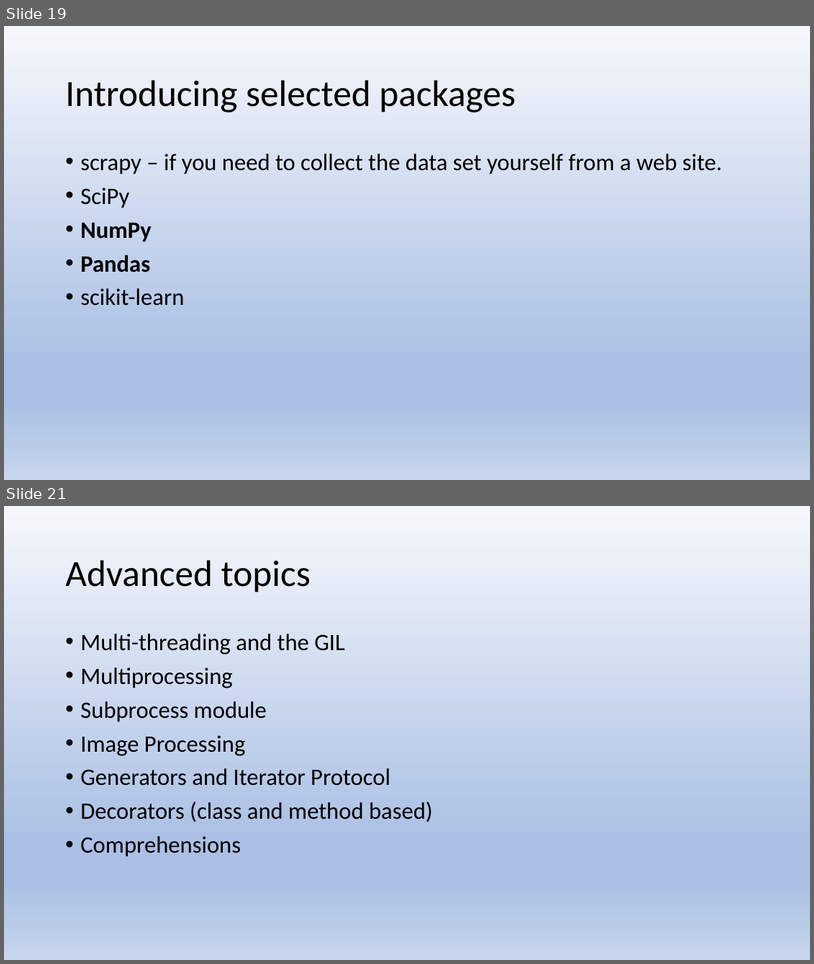
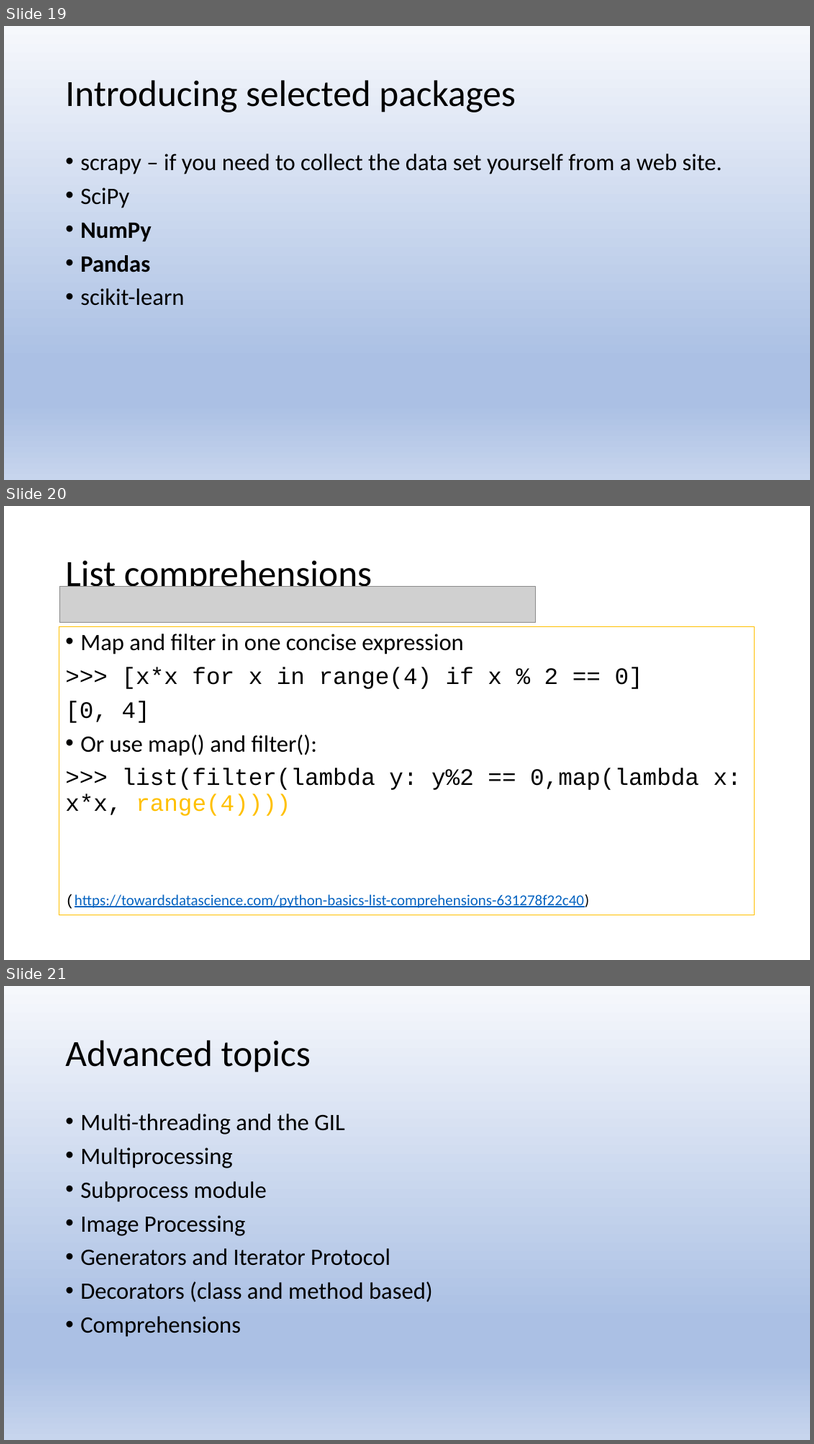
Before and after one commit to scaperex/python_workshop_intermediate, a slide deck: Advanced Python workshop.pptx. Shown one above the other, each under a label of ours: slides 19 and 21 before the commit, slides 19, 20 and 21 after it; the slides between them are not shown. The pictures are 814x964 and 814x1444 pixels, drawn with LibreOffice and Linux fonts; fonts in the diff are those of the drawing; grey boxes stand for pictures. Boxes give left, top, right and bottom in pixels: in the first picture for what was removed or moved away, otherwise in the second. Text is boxed around its words. In the diff, an @@ line names an element or a change of style, - is before the commit and + after.

```diff
--- a/Advanced Python workshop.pptx
+++ b/Advanced Python workshop.pptx
@@ slide 20 added at <box>4,506,810,960</box>, background #FFFFFF @@
@@ title added at <box>65,560,372,595</box>, 44 pt, text #000000 @@
+List comprehensions
@@ picture added at <box>59,587,536,622</box> @@
@@ text added at <box>59,627,756,915</box>, outline #FFC000 0.75 pt, 28 pt, text #000000 @@
+• Map and filter in one concise expression
+>>> [x*x for x in range(4) if x % 2 == 0]
+[0, 4]
+• Or use map() and filter():
+>>> list(filter(lambda y: y%2 == 0,map(lambda x: x*x, range(4))))
+(https://towardsdatascience.com/python-basics-list-comprehensions-631278f22c40)
```
Also in this commit, not shown: 1 slide removed, 2 other files.
